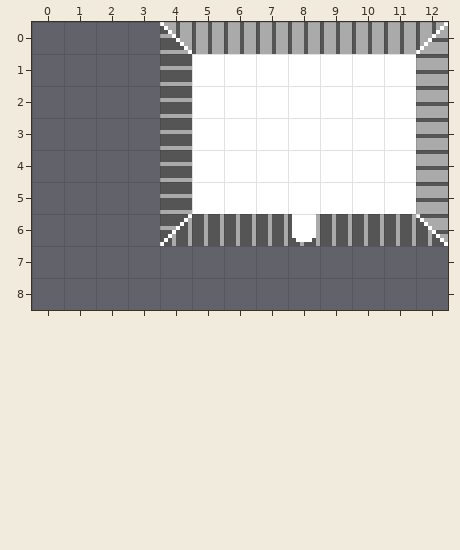
Level history. Tiled map: Towd/Resources/Maps/hometown-hotel-lobby.tmx. Above, as it was before the edit.
Cells are 8x8 px. Shown: x 0..12, y 0..8. The old version is drawn lined up with the new one.
After:
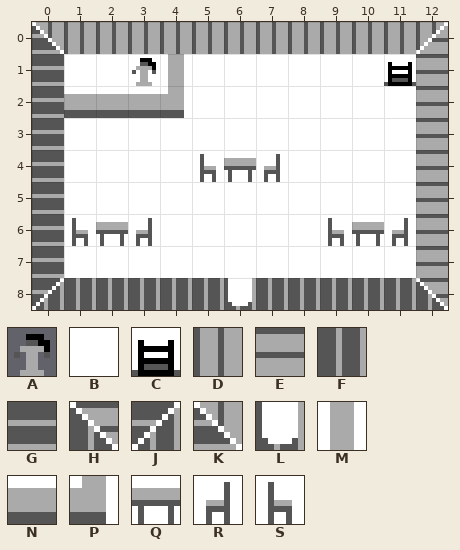
Key: from "Creatures": A 11 "Creature"; from "Terrain": B 3 "Terrain", C 21 "Terrain", D 72 "Terrain", E 73 "Terrain", F 74 "Terrain", G 75 "Terrain", H 77 "Terrain", J 78 "Terrain", K 79 "Terrain", L 82 "Terrain", M 84 "Terrain", N 86 "Terrain", P 87 "Terrain", Q 88 "Terrain", R 89 "Terrain", S 90 "Terrain".
_ is an empty cell.
The edit:
{"change": "map size 9x7 -> 13x9 cells (old content now starts at 4,0; both pictures use the new coordinates)"}
{"where": "layer \"RoomTiles\""}
{"y":0,"x":0,"old":"____K","new":"KDDDD"}
{"y":1,"x":0,"old":"____G","new":"GBBBM"}
{"y":1,"x":11,"old":"B","new":"C"}
{"y":2,"x":0,"old":"____G","new":"GNNNP"}
{"y":3,"x":0,"old":"____G","new":"GBBBB"}
{"y":4,"x":0,"old":"____GBBB","new":"GBBBBSQR"}
{"y":5,"x":0,"old":"____G","new":"GBBBB"}
{"y":6,"x":0,"old":"____JFFFLFFFH","new":"GSQRBBBBBSQRE"}
{"y":7,"x":0,"old":"_____________","new":"GBBBBBBBBBBBE"}
{"y":8,"x":0,"old":"_____________","new":"JFFFFFLFFFFFH"}
{"where": "layer \"Contents\""}
{"y":1,"x":3,"old":"_","new":"A"}
